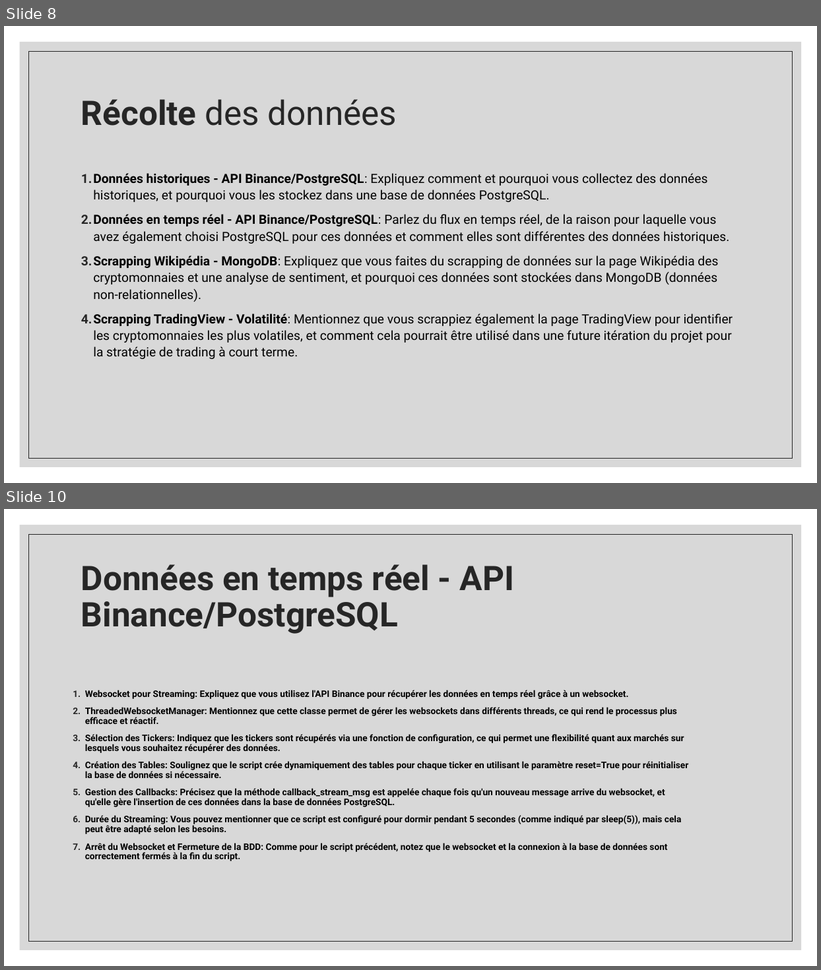
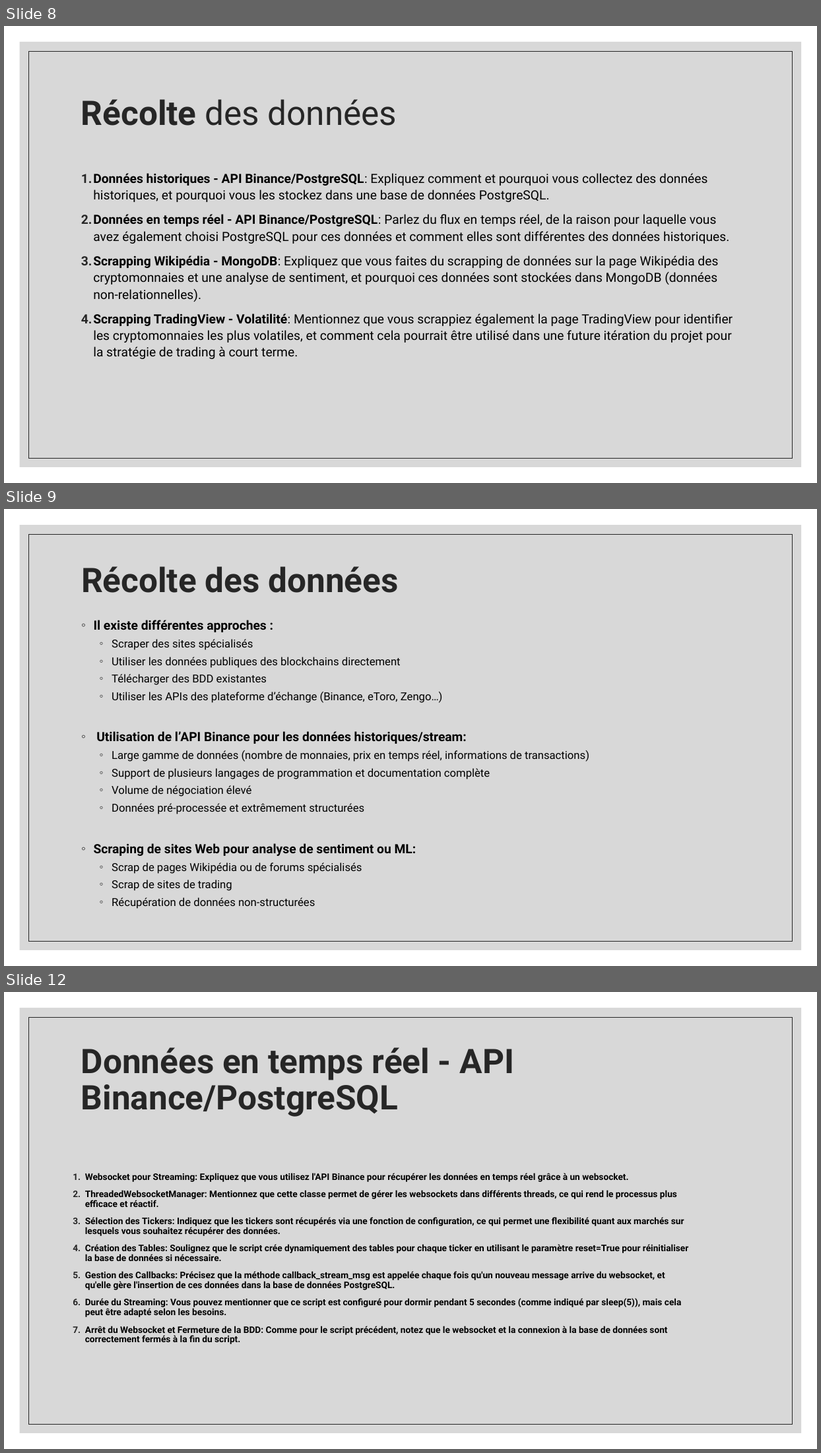
Before and after one commit to swip10/OPA, a slide deck: Gestion de projet/Présentation projet_OPA.pptx. Shown one above the other, each under a label of ours: slides 8 and 10 before the commit, slides 8, 9 and 12 after it; the slides between them are not shown. The pictures are 821x970 and 821x1453 pixels, drawn with LibreOffice and Linux fonts; fonts in the diff are those of the drawing. Boxes give left, top, right and bottom in pixels: in the first picture for what was removed or moved away, otherwise in the second. Text is boxed around its words. In the diff, an @@ line names an element or a change of style, - is before the commit and + after.

```diff
--- a/Gestion de projet/Présentation projet_OPA.pptx
+++ b/Gestion de projet/Présentation projet_OPA.pptx
@@ slide 9 added at box(4, 509, 817, 966), background #FFFFFF; not listed: 2 template elements that a slide beside it also shows @@
@@ title added at box(81, 566, 398, 593), 40 pt, text #262626, bold @@
+Récolte des données
@@ text added at box(94, 620, 589, 909), 13 pt, text #000000 @@
+◦ Il existe différentes approches :
+  ◦ Scraper des sites spécialisés
+  ◦ Utiliser les données publiques des blockchains directement
+  ◦ Télécharger des BDD existantes
+  ◦ Utiliser les APIs des plateforme d’échange (Binance, eToro, Zengo…)
+◦ Utilisation de l’API Binance pour les données historiques/stream:
+  ◦ Large gamme de données (nombre de monnaies, prix en temps réel, informations de transactions)
+  ◦ Support de plusieurs langages de programmation et documentation complète
+  ◦ Volume de négociation élevé
+  ◦ Données pré-processée et extrêmement structurées
+◦ Scraping de sites Web pour analyse de sentiment ou ML:
+  ◦ Scrap de pages Wikipédia ou de forums spécialisés
+  ◦ Scrap de sites de trading
+  ◦ Récupération de données non-structurées
@@ what was slide 10 is now slide 12 @@
```
Also in this commit, not shown: 2 slides changed, 2 other slides added, 1 other file.
